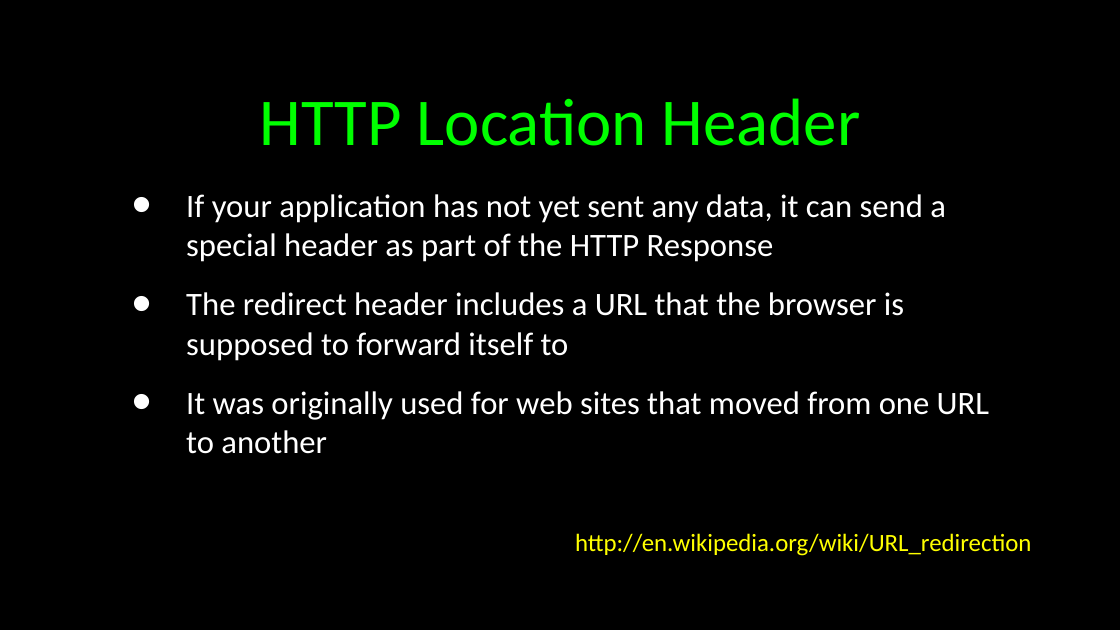
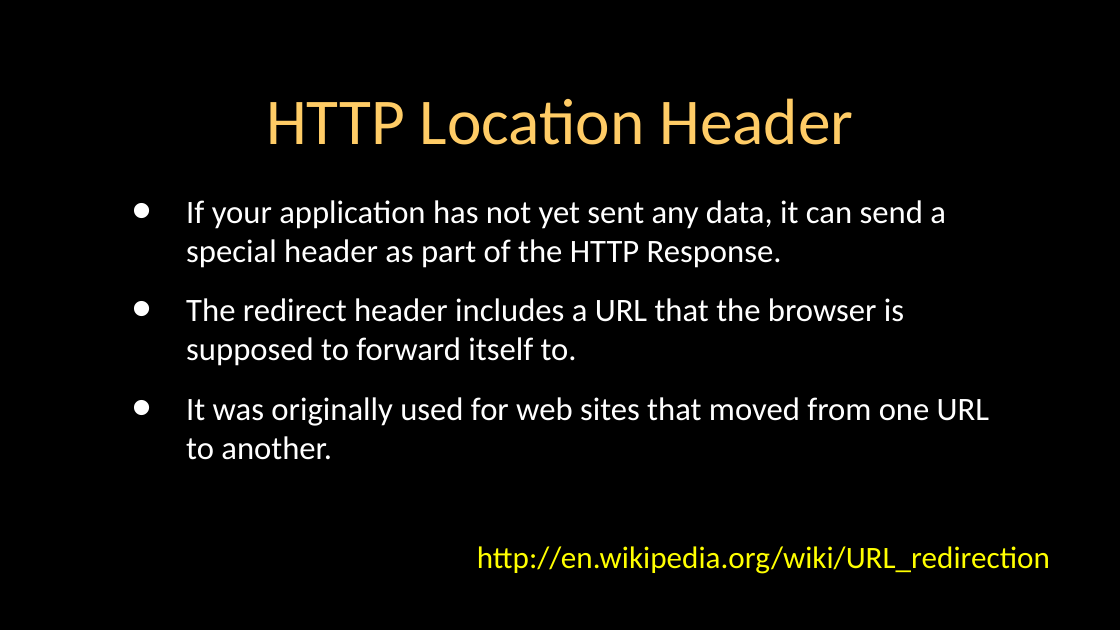
Before and after one commit to csev/wa4e, a slide deck: slide 4 of lectures/PHP-08-POST-Redirect-Authn.ppt. Drawn at 1120x630 pixels with LibreOffice and Linux fonts; fonts in the diff are those of the drawing. Boxes give left, top, right and bottom in pixels: in the first picture for what was removed or moved away, otherwise in the second. Text is boxed around its words. In the diff, an @@ line names an element or a change of style, - is before the commit and + after.

```diff
--- a/lectures/PHP-08-POST-Redirect-Authn.ppt
+++ b/lectures/PHP-08-POST-Redirect-Authn.ppt
@@ title "HTTP Location Header" at <box>266,98,853,145</box>: size 43 to 42 pt, text colour #00FF00 to #FFCC66 @@
@@ text at <box>186,200,989,460</box>: text changed @@
-• If your application has not yet sent any data, it can send a special header as part of the HTTP Response
-• The redirect header includes a URL that the browser is supposed to forward itself to
-• It was originally used for web sites that moved from one URL to another
+• If your application has not yet sent any data, it can send a special header as part of the HTTP Response.
+• The redirect header includes a URL that the browser is supposed to forward itself to.
+• It was originally used for web sites that moved from one URL to another.
@@ text "http://en.wikipedia.org/wiki/URL_redirection": place and size @@
-text "http://en.wikipedia.org/wiki/URL_redirection" at <box>575,533,1031,556</box>
+text "http://en.wikipedia.org/wiki/URL_redirection" at <box>477,546,1050,574</box>
@@ text "http://en.wikipedia.org/wiki/URL_redirection" at <box>477,546,1050,574</box>: size 16 to 20 pt @@
```
Also in this commit, not shown: 38 other slides changed, 3 other files.
